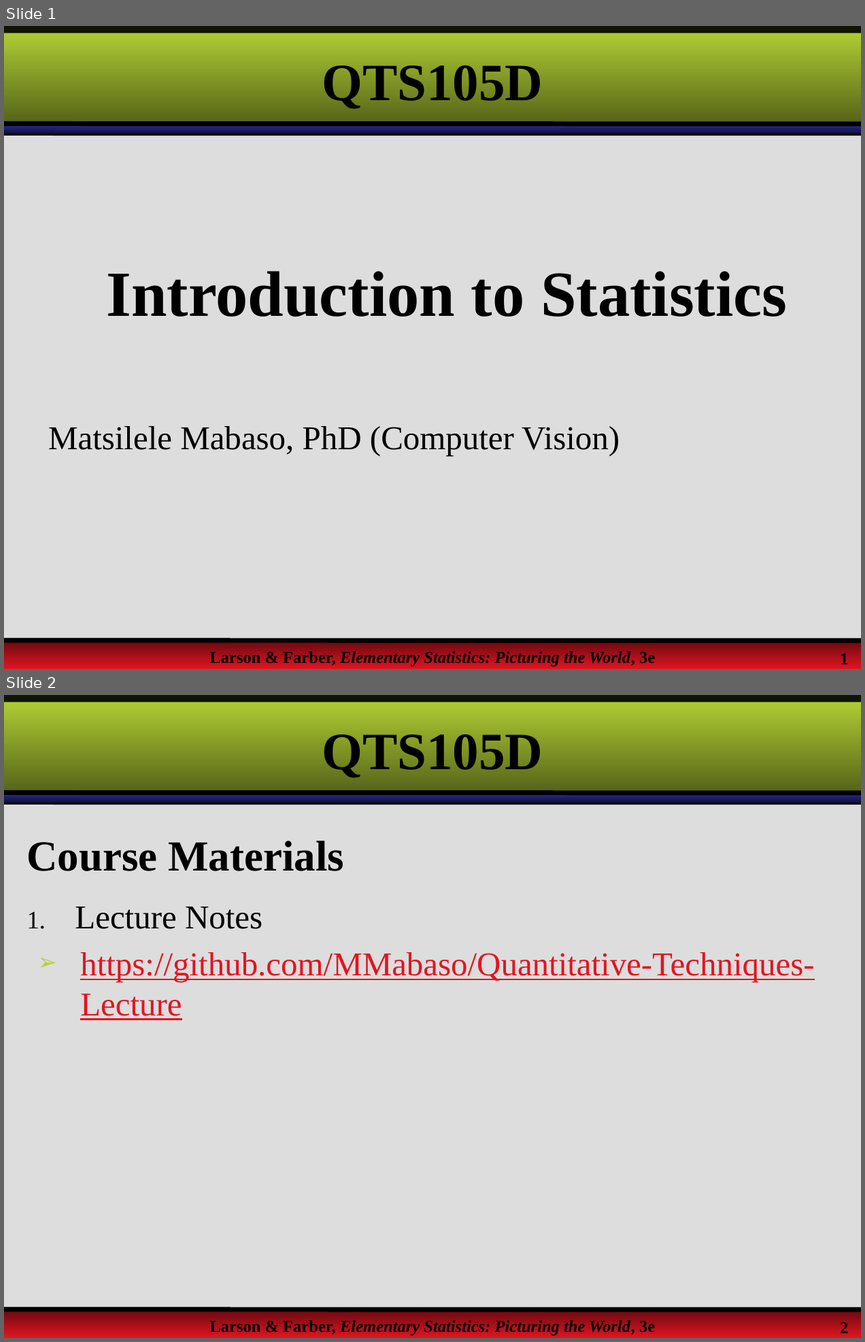
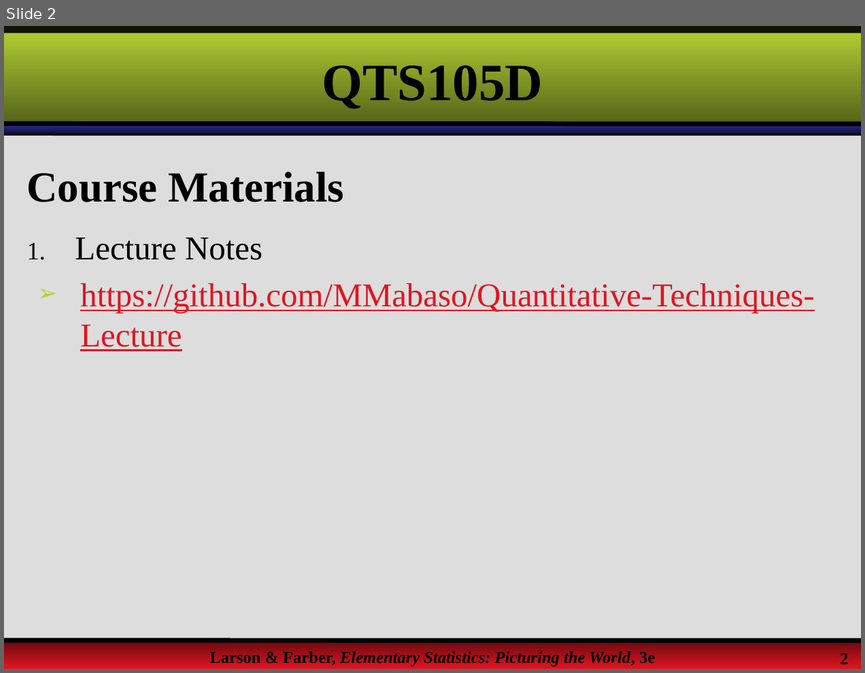
Before and after one commit to MMabaso/Quantitative-Techniques-Lecture, a slide deck: QTS105D/Lecture1.pptx. Shown one above the other, each under a label of ours: slides 1 and 2 before the commit, slide 2 after it. The pictures are 865x1342 and 865x673 pixels, drawn with LibreOffice and Linux fonts; fonts in the diff are those of the drawing; background and template pictures are left out. Boxes give left, top, right and bottom in pixels: in the first picture for what was removed or moved away, otherwise in the second. Text is boxed around its words. In the diff, an @@ line names an element or a change of style, - is before the commit and + after.

```diff
--- a/QTS105D/Lecture1.pptx
+++ b/QTS105D/Lecture1.pptx
@@ slide 1 removed at (4, 26, 861, 669), background picture (left out); not listed: 9 template elements that a slide beside it also shows @@
@@ title removed at (322, 59, 543, 109) @@
-QTS105D
@@ text removed at (107, 271, 787, 316) @@
-Introduction to Statistics
@@ text removed at (48, 426, 619, 456) @@
-Matsilele Mabaso, PhD (Computer Vision)
```
Also in this commit, not shown: 10 slides changed, 9 slides added, 1 other slide removed.
